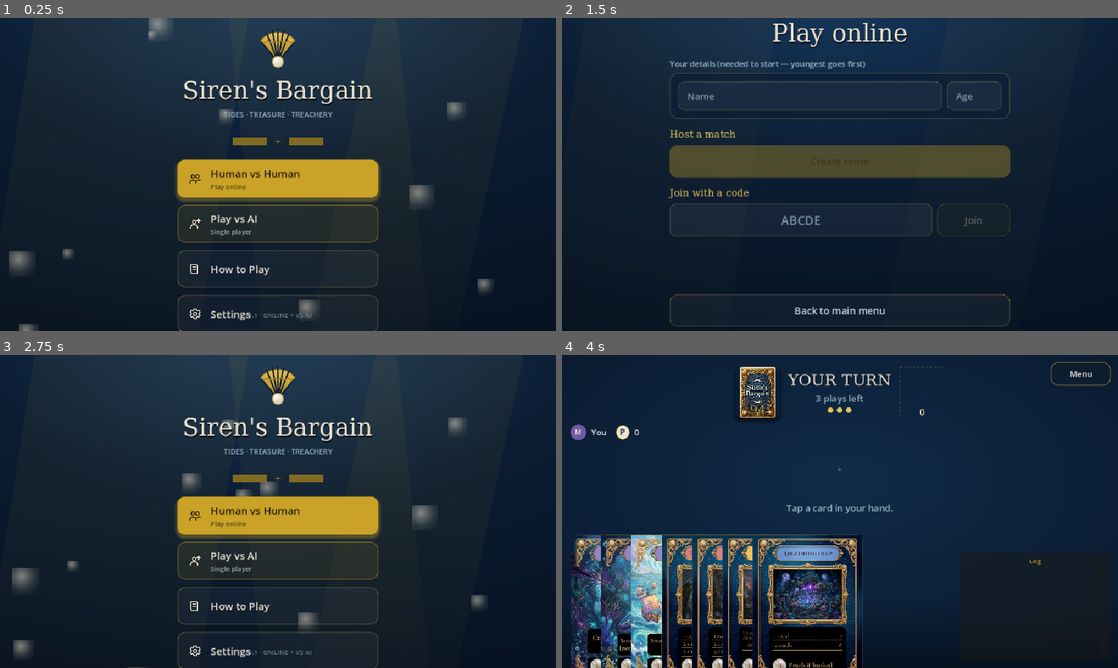
Above: before the commit, frames 1-4 (two rows, left to right).
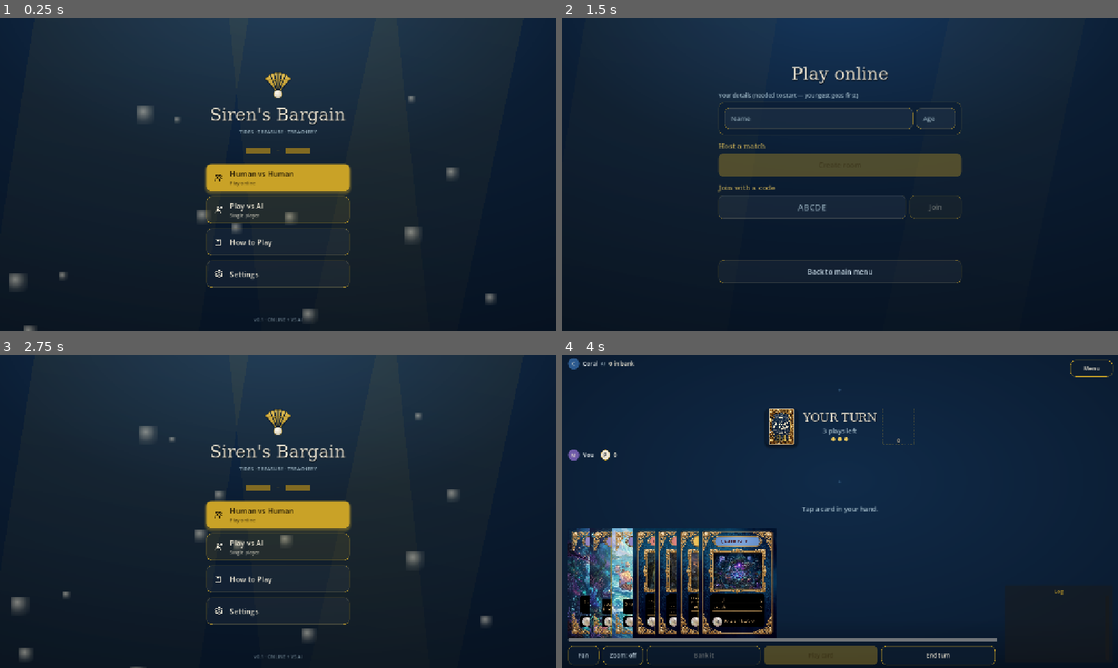
Above: after the commit, the same moments.

Repository: jordansaker/sirens-bargain
Game: Godot game, scene res://scenes/MainMenu.tscn
Same seed, same stepped clock (60 frames per second), same inputs: the game is played once before the commit and once after it.
Inputs (mouse positions are in pixels of both pictures, inside the frame that each line leads up to; where the layout moved, square brackets give the same spot in the first picture):
- Up to frame 1 (0.25 s): no input
- Up to frame 2 (1.5 s): click (840, 177) at 0.5 s; tap Enter at 1.25 s; move the mouse to (962, 158) at 1.27 s; hold Shift from 1.28 s (still down); click (962, 158) at 1.42 s
- Up to frame 3 (2.75 s): release Shift at 2 s; click "Back to main menu" at 2 s
- Up to frame 4 (4 s): click (840, 545) [840, 561] at 2.75 s; click (840, 470) at 3.52 s

The runs differ from the first frame. In frame 1, 9.3% of the frame differs, in the area x 1-90%, y 0-100%; in frame 2, 8.0%; in frame 3, 9.5%; in frame 4, 22%, in the area x 1-100%, y 1-100%.

Commit message:
Mobile web: drop stretch/scale back to default 1.0
Co-Authored-By: Claude Opus 4.7 (1M context) <noreply@anthropic.com>

Diff:
--- a/project.godot
+++ b/project.godot
@@ -37,7 +37,6 @@
 window/size/viewport_height=720
 window/stretch/mode="canvas_items"
 window/stretch/aspect="expand"
-window/stretch/scale=1.4
 window/handheld/orientation=0
 
 [editor_plugins]
